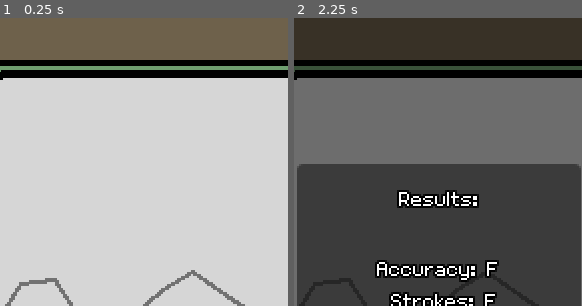
Above: before the commit, frames 1-2 (left to right).
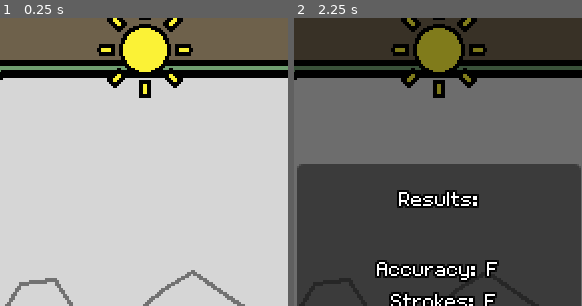
Above: after the commit, the same moments.

Repository: kennethbchen/Bullet-Journal-Game
Game: Godot game, scene res://Scenes/Levels/Level2.tscn
Two runs of this game, one before a commit and one after it. Both use one fixed random seed, a clock stepped at 60 frames per second and the inputs below. This scene is started directly instead of the project's main scene. The engine's default icon, where the game draws it, is replaced by a stand-in: a white triangle on a blue panel in a dark square.
Inputs:
- Up to frame 1 (0.25 s): no input
- Up to frame 2 (2.25 s): click "Done!" at 0.5 s; click "Retry" at 1.25 s; click "Done!" at 2 s
The pictures show only the part of the screen within x 25-75%, y 0-50%; the shares and areas given below are measured in that part.

The runs differ from the first frame. In frame 1, 3.9% of the frame differs, in the area x 33-68%, y 0-28%; in frame 2, 3.9%.

Commit message:
Added custom sprite and projectile for level 2

Diff:
--- a/Scenes/Levels/Level2.tscn
+++ b/Scenes/Levels/Level2.tscn
@@ -1,17 +1,18 @@
-[gd_scene load_steps=9 format=3 uid="uid://drjxkh6wmbou4"]
+[gd_scene load_steps=10 format=3 uid="uid://drjxkh6wmbou4"]
 
 [ext_resource type="PackedScene" uid="uid://cgfnwtxbl14yp" path="res://Scenes/LevelTemplate.tscn" id="1_jm22h"]
 [ext_resource type="PackedScene" uid="uid://rul4x6ei2o3t" path="res://Scenes/Levels/Level3.tscn" id="2_6rdik"]
 [ext_resource type="PackedScene" uid="uid://cbkrudifu2xkr" path="res://Scenes/GuideLine.tscn" id="2_ixbb4"]
-[ext_resource type="PackedScene" uid="uid://ckt2ug7d6uwrw" path="res://Scenes/WaterProjectile.tscn" id="3_fvcgk"]
+[ext_resource type="PackedScene" uid="uid://cf7rpplgu6eql" path="res://Scenes/SunProjectile.tscn" id="4_0gnj6"]
 [ext_resource type="Script" path="res://Scripts/BulletHell/ProjectileGeneratorStep.gd" id="4_q608g"]
 [ext_resource type="Script" path="res://Scripts/BulletHell/SpawnPointGenerator.gd" id="5_vbqik"]
+[ext_resource type="Texture2D" uid="uid://f8avdigpvyfn" path="res://Sprites/SunSprite.png" id="7_p51bi"]
 
 [sub_resource type="Resource" id="Resource_f2o8u"]
 script = ExtResource("4_q608g")
 skip = false
 spawn_position_parent_path = NodePath("SpawnPointGenerator")
-projectile_scene = ExtResource("3_fvcgk")
+projectile_scene = ExtResource("4_0gnj6")
 aim_rotation_source_path = NodePath("")
 aim_type = 0
 position_offset = Vector2(0, 0)
@@ -27,7 +28,7 @@
 script = ExtResource("4_q608g")
 skip = false
 spawn_position_parent_path = NodePath("SpawnPointGenerator")
-projectile_scene = ExtResource("3_fvcgk")
+projectile_scene = ExtResource("4_0gnj6")
 aim_rotation_source_path = NodePath("")
 aim_type = 0
 position_offset = Vector2(0, 0)
@@ -72,13 +73,18 @@
 [node name="ProjectileGenerator" parent="." index="5"]
 steps = Array[ExtResource("4_q608g")]([SubResource("Resource_f2o8u"), SubResource("Resource_wgqf2")])
 
-[node name="SpawnPointGenerator" type="Node2D" parent="ProjectileGenerator" index="1"]
-position = Vector2(143, 10)
+[node name="SUN" type="Sprite2D" parent="ProjectileGenerator" index="1"]
+position = Vector2(144, 16)
+texture = ExtResource("7_p51bi")
+
+[node name="SpawnPointGenerator" type="Node2D" parent="ProjectileGenerator" index="2"]
+position = Vector2(144, 16)
 script = ExtResource("5_vbqik")
 enabled = true
 point_count = 1
-init_rotation = 32.0
-rotation_offset_degrees = 12.944
+init_position = Vector2(8, 8)
+init_rotation = 45.0
 
 [node name="0" type="Marker2D" parent="ProjectileGenerator/SpawnPointGenerator" index="0"]
-rotation = 0.558505
+position = Vector2(8, 8)
+rotation = 0.785398
--- /dev/null
+++ b/Scenes/SunProjectile.tscn
@@ -0,0 +1,11 @@
+[gd_scene load_steps=3 format=3 uid="uid://cf7rpplgu6eql"]
+
+[ext_resource type="PackedScene" uid="uid://ctyv33hrjhojx" path="res://Scenes/Projectile.tscn" id="1_sajhe"]
+[ext_resource type="Texture2D" uid="uid://crgxv1o3wub14" path="res://Sprites/SunProjectile.png" id="2_0hri8"]
+
+[node name="Projectile" instance=ExtResource("1_sajhe")]
+
+[node name="Sprite2D" parent="." index="0"]
+position = Vector2(2, 0)
+rotation = -1.5708
+texture = ExtResource("2_0hri8")
Binary file added: Sprites/SunProjectile.png
Not shown, added: Sprites/SunProjectile.png.import
Binary file added: Sprites/SunSprite.png
Not shown, added: Sprites/SunSprite.png.import
